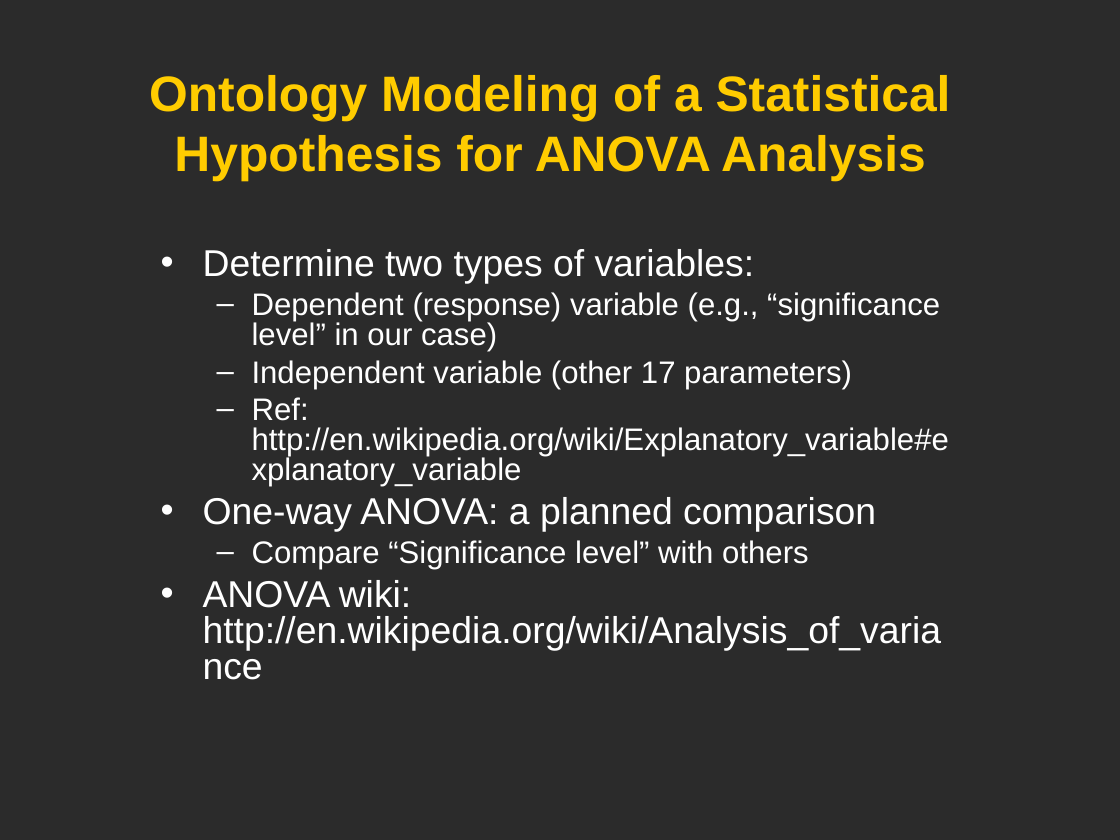
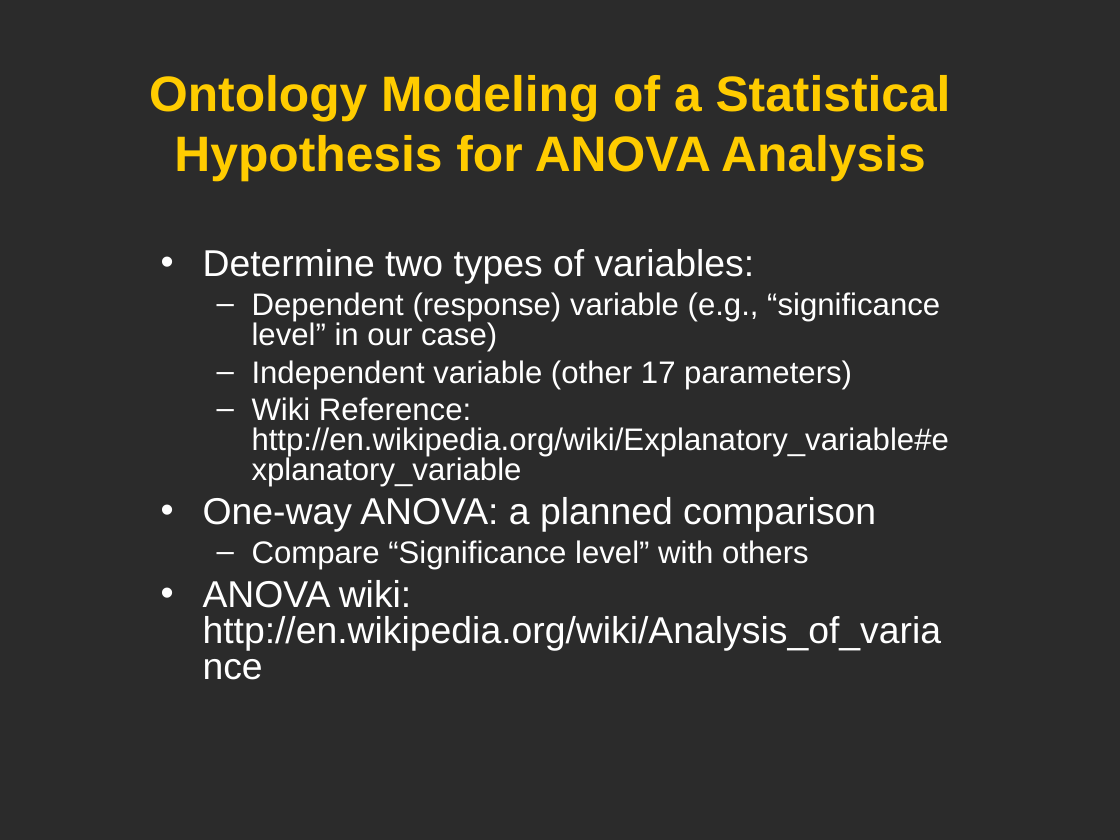
Before and after one commit to obi-ontology/obi-legacy-svn, a slide deck: slide 14 of trunk/docs/developer/use cases/Vaccine_usercase_Vancouver2010.ppt. Drawn at 1120x840 pixels with LibreOffice and Linux fonts; fonts in the diff are those of the drawing; background and template pictures are left out; a plain dark background stands for a picture behind light text. Boxes give left, top, right and bottom in pixels: in the first picture for what was removed or moved away, otherwise in the second. Text is boxed around its words. In the diff, an @@ line names an element or a change of style, - is before the commit and + after.

```diff
--- a/trunk/docs/developer/use cases/Vaccine_usercase_Vancouver2010.ppt
+++ b/trunk/docs/developer/use cases/Vaccine_usercase_Vancouver2010.ppt
@@ text at bbox=[252, 397, 949, 487]: text changed @@
-  – Ref: http://en.wikipedia.org/wiki/Explanatory_variable#explanatory_variable
+  – Wiki Reference: http://en.wikipedia.org/wiki/Explanatory_variable#explanatory_variable
```
Also in this commit, not shown: 3 other slides changed.
